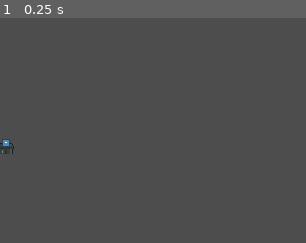
Above: before the commit, frame 1.
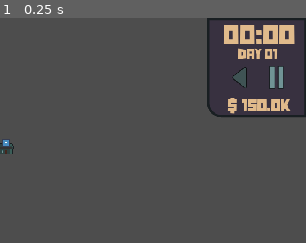
Above: after the commit, the same moment.

Repository: StixxyTape/Easy-Roads
Game: Godot game, scene res://Scenes/main.tscn
The game is run twice, just before and just after one commit, with the same random seed, the same clock (stepped at 60 frames per second) and the same inputs. The engine's default icon, where the game draws it, is replaced by a stand-in: a white triangle on a blue panel in a dark square.
Inputs:
- Up to frame 1 (0.25 s): no input
The pictures show only the part of the screen within x 50-100%, y 0-50%; the shares and areas given below are measured in that part.

The runs differ from the first frame. In frame 1, 14% of the frame differs, in the area x 67-100%, y 0-44%.

Commit message:
Added Info Board

Diff:
--- a/Connection Maker 2/Scenes/ui.tscn
+++ b/Connection Maker 2/Scenes/ui.tscn
@@ -1,8 +1,10 @@
-[gd_scene load_steps=11 format=3 uid="uid://d3edesn5jh6g5"]
+[gd_scene load_steps=16 format=3 uid="uid://cjs7l4lexk18c"]
 
 [ext_resource type="Texture2D" uid="uid://bpiqgttfuqcj2" path="res://Art/UI/UI.png" id="1_bl377"]
-[ext_resource type="Script" path="res://Scenes/HoverState.gd" id="2_df06t"]
 [ext_resource type="Texture2D" uid="uid://bsyp6pd30yi0f" path="res://Art/TileSet.png" id="2_pv2pt"]
+[ext_resource type="Script" path="res://Scripts/HoverState.gd" id="2_ub84x"]
+[ext_resource type="FontFile" uid="uid://cg62bx556p7xk" path="res://Fonts/Pink and Crimson.otf" id="4_e55im"]
+[ext_resource type="Script" path="res://Scripts/TimeButton.gd" id="5_tu65w"]
 
 [sub_resource type="AtlasTexture" id="AtlasTexture_syo7a"]
 atlas = ExtResource("1_bl377")
@@ -32,6 +34,18 @@
 atlas = ExtResource("2_pv2pt")
 region = Rect2(32, 64, 16, 16)
 
+[sub_resource type="AtlasTexture" id="AtlasTexture_4grt7"]
+atlas = ExtResource("1_bl377")
+region = Rect2(648, 0, 192, 184)
+
+[sub_resource type="AtlasTexture" id="AtlasTexture_yor5i"]
+atlas = ExtResource("1_bl377")
+region = Rect2(552, 128, 40, 40)
+
+[sub_resource type="AtlasTexture" id="AtlasTexture_gl1lj"]
+atlas = ExtResource("1_bl377")
+region = Rect2(592, 128, 40, 40)
+
 [node name="UI" type="CanvasLayer"]
 
 [node name="Remove" type="TextureButton" parent="."]
@@ -48,7 +62,7 @@
 grow_vertical = 0
 scale = Vector2(0.8, 0.8)
 texture_normal = SubResource("AtlasTexture_syo7a")
-script = ExtResource("2_df06t")
+script = ExtResource("2_ub84x")
 type = "remove"
 
 [node name="TextureRect" type="TextureRect" parent="Remove"]
@@ -80,7 +94,7 @@
 grow_vertical = 0
 scale = Vector2(0.8, 0.8)
 texture_normal = SubResource("AtlasTexture_syo7a")
-script = ExtResource("2_df06t")
+script = ExtResource("2_ub84x")
 type = "tjunction"
 
 [node name="TextureRect" type="TextureRect" parent="Tjunction"]
@@ -112,7 +126,7 @@
 grow_vertical = 0
 scale = Vector2(0.8, 0.8)
 texture_normal = SubResource("AtlasTexture_syo7a")
-script = ExtResource("2_df06t")
+script = ExtResource("2_ub84x")
 type = "turn"
 
 [node name="TextureRect" type="TextureRect" parent="RoadTurn"]
@@ -144,7 +158,7 @@
 grow_vertical = 0
 scale = Vector2(0.8, 0.8)
 texture_normal = SubResource("AtlasTexture_syo7a")
-script = ExtResource("2_df06t")
+script = ExtResource("2_ub84x")
 type = "straigth"
 
 [node name="TextureRect" type="TextureRect" parent="RoadStraight"]
@@ -176,7 +190,7 @@
 grow_vertical = 0
 scale = Vector2(0.8, 0.8)
 texture_normal = SubResource("AtlasTexture_syo7a")
-script = ExtResource("2_df06t")
+script = ExtResource("2_ub84x")
 type = "cross"
 
 [node name="TextureRect" type="TextureRect" parent="Cross"]
@@ -208,7 +222,7 @@
 grow_vertical = 0
 scale = Vector2(0.8, 0.8)
 texture_normal = SubResource("AtlasTexture_syo7a")
-script = ExtResource("2_df06t")
+script = ExtResource("2_ub84x")
 type = "roundabout"
 
 [node name="TextureRect" type="TextureRect" parent="Roundabout"]
@@ -225,3 +239,107 @@
 grow_horizontal = 2
 grow_vertical = 2
 texture = SubResource("AtlasTexture_54bfg")
+
+[node name="InfoBoard" type="TextureRect" parent="."]
+anchors_preset = 1
+anchor_left = 1.0
+anchor_right = 1.0
+offset_left = -150.0
+offset_right = 42.0
+offset_bottom = 184.0
+grow_horizontal = 0
+scale = Vector2(0.8, 0.8)
+texture = SubResource("AtlasTexture_4grt7")
+
+[node name="Time" type="Label" parent="InfoBoard"]
+layout_mode = 1
+anchors_preset = 5
+anchor_left = 0.5
+anchor_right = 0.5
+offset_left = -56.0
+offset_top = 5.0
+offset_right = 72.0
+offset_bottom = 56.0
+grow_horizontal = 2
+theme_override_colors/font_color = Color(0.878431, 0.729412, 0.545098, 1)
+theme_override_fonts/font = ExtResource("4_e55im")
+theme_override_font_sizes/font_size = 50
+text = "00:00"
+horizontal_alignment = 1
+vertical_alignment = 1
+
+[node name="Day" type="Label" parent="InfoBoard"]
+layout_mode = 1
+anchors_preset = 5
+anchor_left = 0.5
+anchor_right = 0.5
+offset_left = -58.0
+offset_top = 50.0
+offset_right = 70.0
+offset_bottom = 80.0
+grow_horizontal = 2
+theme_override_colors/font_color = Color(0.878431, 0.729412, 0.545098, 1)
+theme_override_fonts/font = ExtResource("4_e55im")
+theme_override_font_sizes/font_size = 25
+text = "Day 01
+"
+horizontal_alignment = 1
+vertical_alignment = 1
+
+[node name="Money" type="Label" parent="InfoBoard"]
+layout_mode = 1
+anchors_preset = 7
+anchor_left = 0.5
+anchor_top = 1.0
+anchor_right = 0.5
+anchor_bottom = 1.0
+offset_left = -56.0
+offset_top = -39.0
+offset_right = 72.0
+offset_bottom = -9.0
+grow_horizontal = 2
+grow_vertical = 0
+theme_override_colors/font_color = Color(0.878431, 0.729412, 0.545098, 1)
+theme_override_fonts/font = ExtResource("4_e55im")
+theme_override_font_sizes/font_size = 30
+text = "$ 150.0K
+"
+horizontal_alignment = 1
+vertical_alignment = 1
+
+[node name="Play" type="TextureButton" parent="InfoBoard"]
+modulate = Color(0.560784, 0.560784, 0.560784, 1)
+layout_mode = 1
+anchors_preset = 8
+anchor_left = 0.5
+anchor_top = 0.5
+anchor_right = 0.5
+anchor_bottom = 0.5
+offset_left = -52.0
+offset_top = -8.0
+offset_right = -12.0
+offset_bottom = 40.0
+grow_horizontal = 2
+grow_vertical = 2
+scale = Vector2(1.3, 1.3)
+texture_normal = SubResource("AtlasTexture_yor5i")
+script = ExtResource("5_tu65w")
+action = "play"
+
+[node name="Stop" type="TextureButton" parent="InfoBoard"]
+layout_mode = 1
+anchors_preset = 8
+anchor_left = 0.5
+anchor_top = 0.5
+anchor_right = 0.5
+anchor_bottom = 0.5
+offset_left = 12.0
+offset_top = -6.0
+offset_right = 52.0
+offset_bottom = 42.0
+grow_horizontal = 2
+grow_vertical = 2
+scale = Vector2(1.2, 1.2)
+texture_normal = SubResource("AtlasTexture_gl1lj")
+script = ExtResource("5_tu65w")
+action = "stop"
--- a/Connection Maker 2/Scripts/Global.gd
+++ b/Connection Maker 2/Scripts/Global.gd
@@ -1,8 +1,11 @@
 extends Node
 
 var cinemaPos : Vector2
+
 var roadType : String
 var overButton : bool
+
+var time : String = "play"
 
 func _ready():
 	pass # Replace with function body.
--- /dev/null
+++ b/Connection Maker 2/Scripts/TimeButton.gd
@@ -0,0 +1,16 @@
+extends TextureButton
+
+@export var action : String
+
+func _ready():
+	self.pressed.connect(_on_button_press)
+
+func _process(_delta):
+	if Global.time == action:
+		modulate = Color("8f8f8f")
+	else:
+		modulate = Color("fff")
+
+func _on_button_press():
+	modulate = Color("8f8f8f")
+	Global.time = action
Binary file added: Connection Maker 2/Fonts/Pink and Crimson.otf
Not shown, added: Connection Maker 2/Fonts/Pink and Crimson.otf.import
Not shown: 1 places in Connection Maker 2/Scenes/main.tscn that only renumber resources
Renamed: Connection Maker 2/Scenes/HoverState.gd -> Connection Maker 2/Scripts/HoverState.gd
